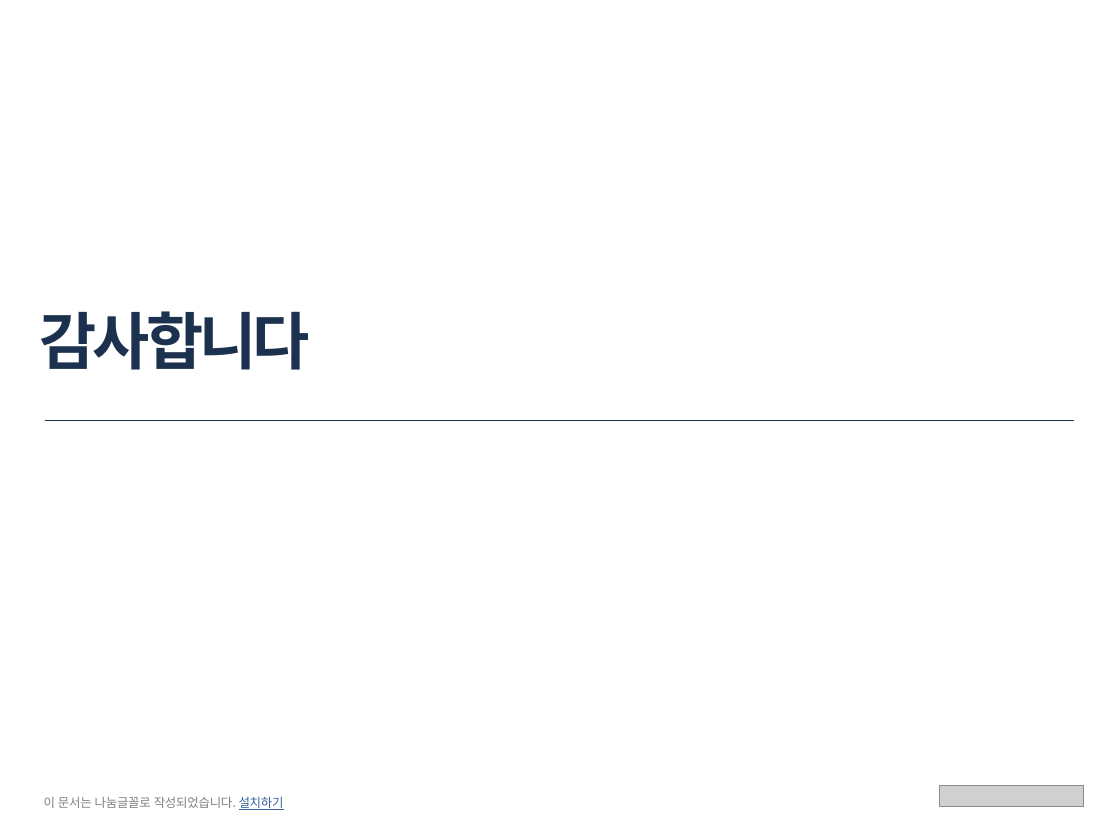
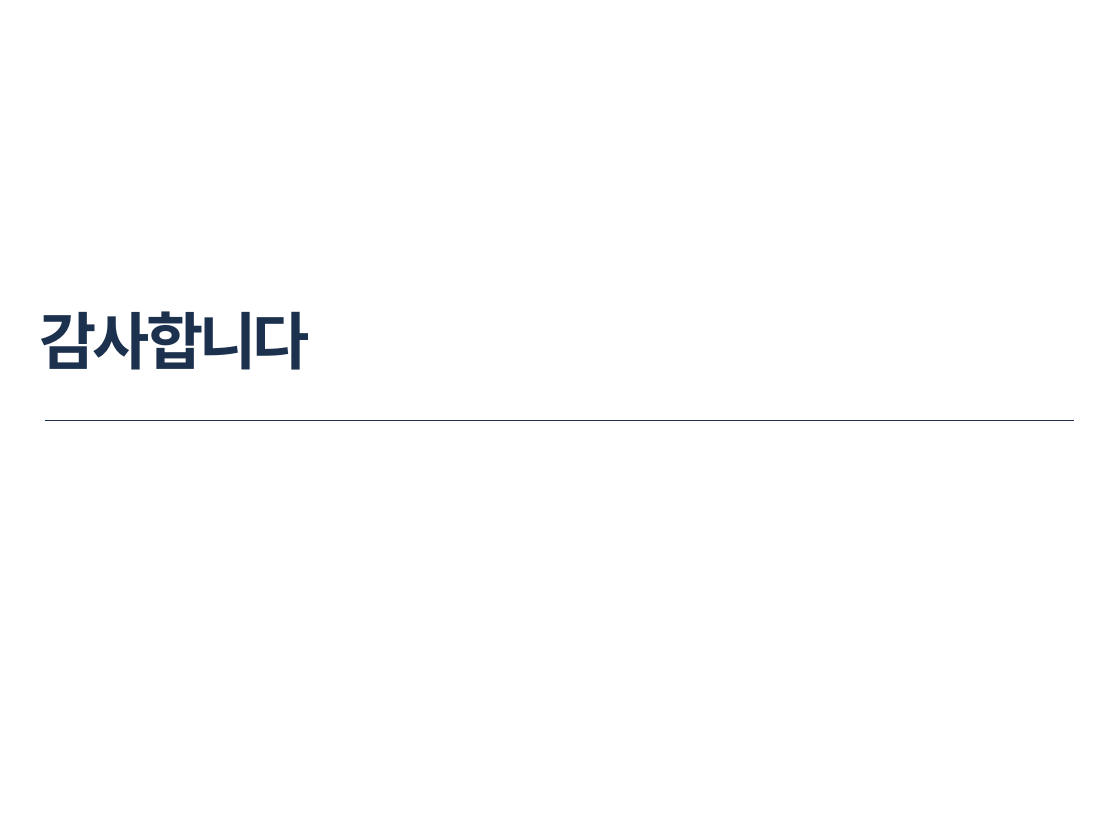
Before and after one commit to gtpgg1013/AI_docs, a slide deck: slide 9 of part3-python/Bigdata/your Computer's feeling.pptx (slide 12 before the commit). Drawn at 1120x840 pixels with LibreOffice and Linux fonts; fonts in the diff are those of the drawing; grey boxes stand for pictures. Boxes give left, top, right and bottom in pixels: in the first picture for what was removed or moved away, otherwise in the second. Text is boxed around its words. In the diff, an @@ line names an element or a change of style, - is before the commit and + after.

```diff
--- a/part3-python/Bigdata/your Computer's feeling.pptx
+++ b/part3-python/Bigdata/your Computer's feeling.pptx
@@ text removed at (44, 796, 284, 810) @@
-이 문서는 나눔글꼴로 작성되었습니다. 설치하기
@@ picture removed at (940, 785, 1083, 806) @@
```
Also in this commit, not shown: 1 other slide changed, 5 slides added, 8 slides removed, 1 other file.
